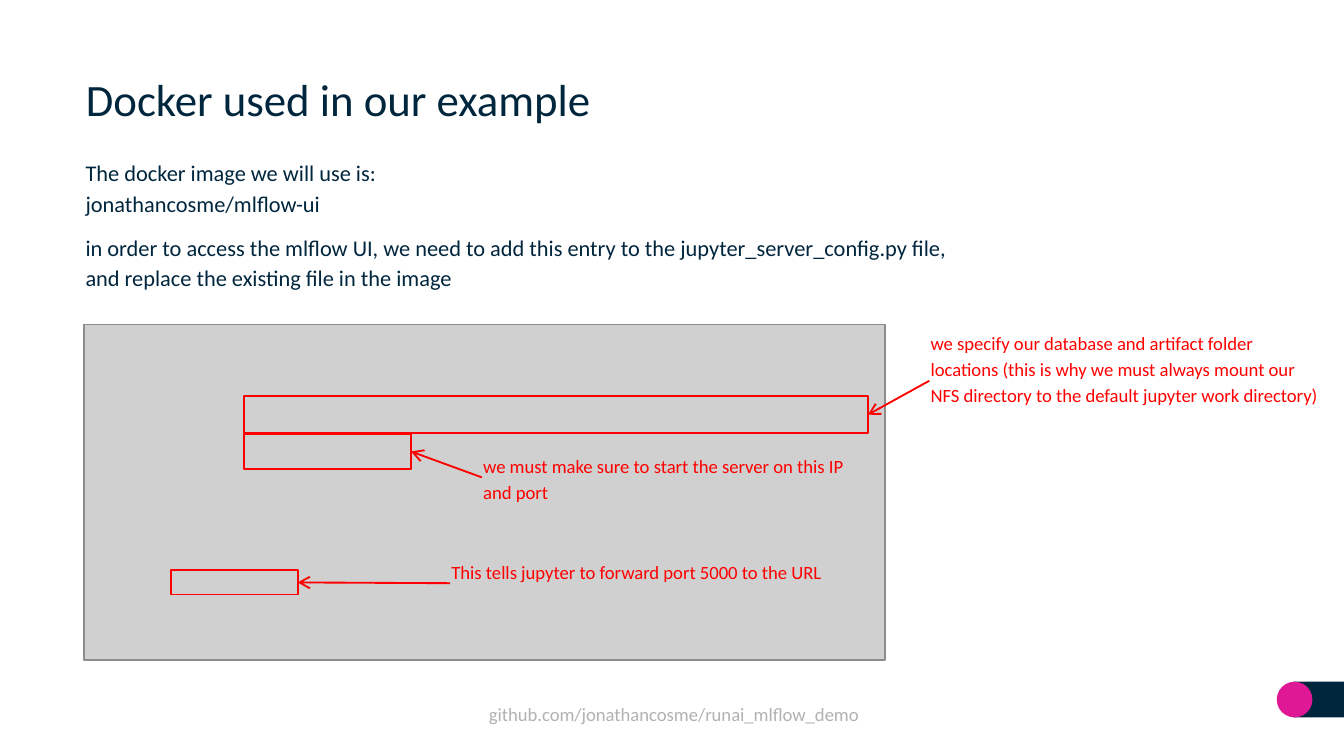
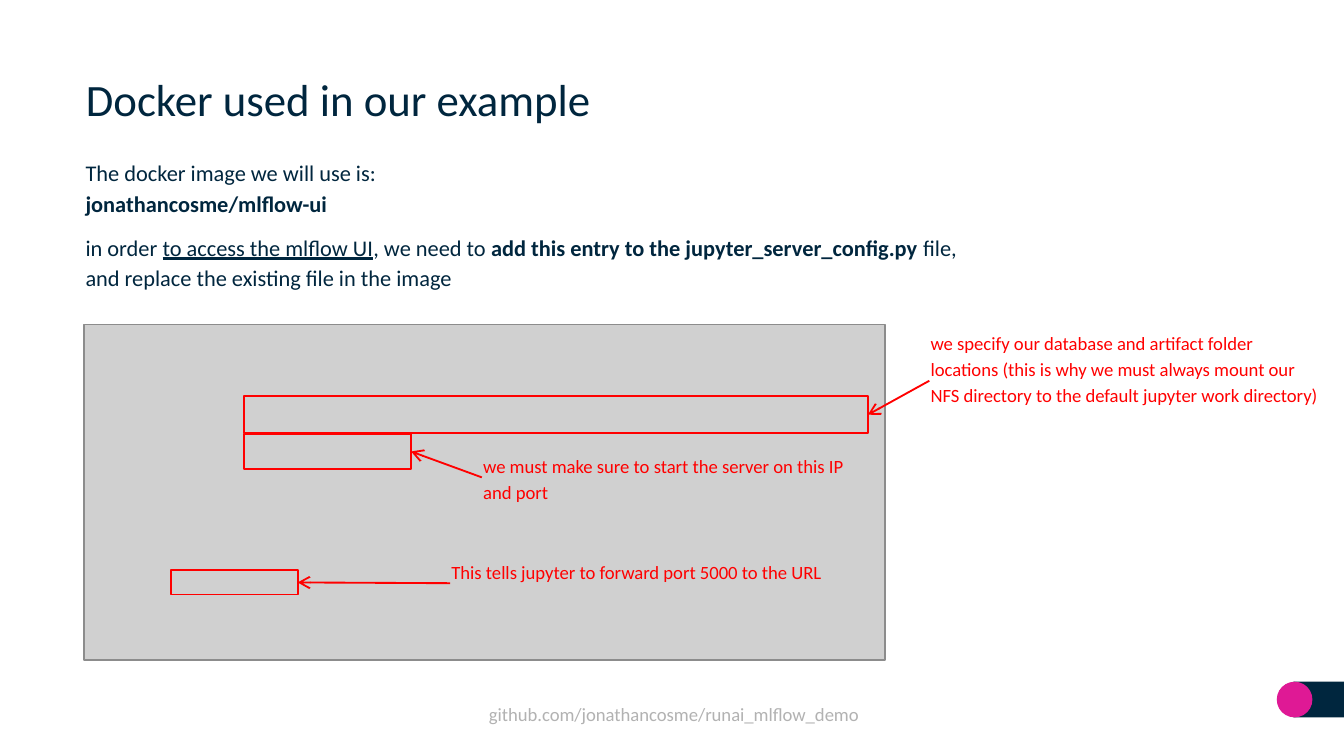
Before and after one commit to jonathancosme/runai_mlflow_demo, a slide deck: slide 14 of docs/runai_mlflow_ui.pptx. Drawn at 1344x756 pixels with LibreOffice and Linux fonts; fonts in the diff are those of the drawing; grey boxes stand for pictures; background and template pictures are left out. Boxes give left, top, right and bottom in pixels: in the first picture for what was removed or moved away, otherwise in the second. Text is boxed around its words. In the diff, an @@ line names an element or a change of style, - is before the commit and + after.

```diff
--- a/docs/runai_mlflow_ui.pptx
+++ b/docs/runai_mlflow_ui.pptx
@@ text at [86,196,327,216]: bold on in "jonathancosme/mlflow-ui" @@
@@ text "in order to access the ..." at [86,240,957,290]: bold on in "add this entry to the jupyter_server_config.py"; underline on in "to access the mlflow UI," @@
```
Also in this commit, not shown: 5 other slides changed, 3 other files.
